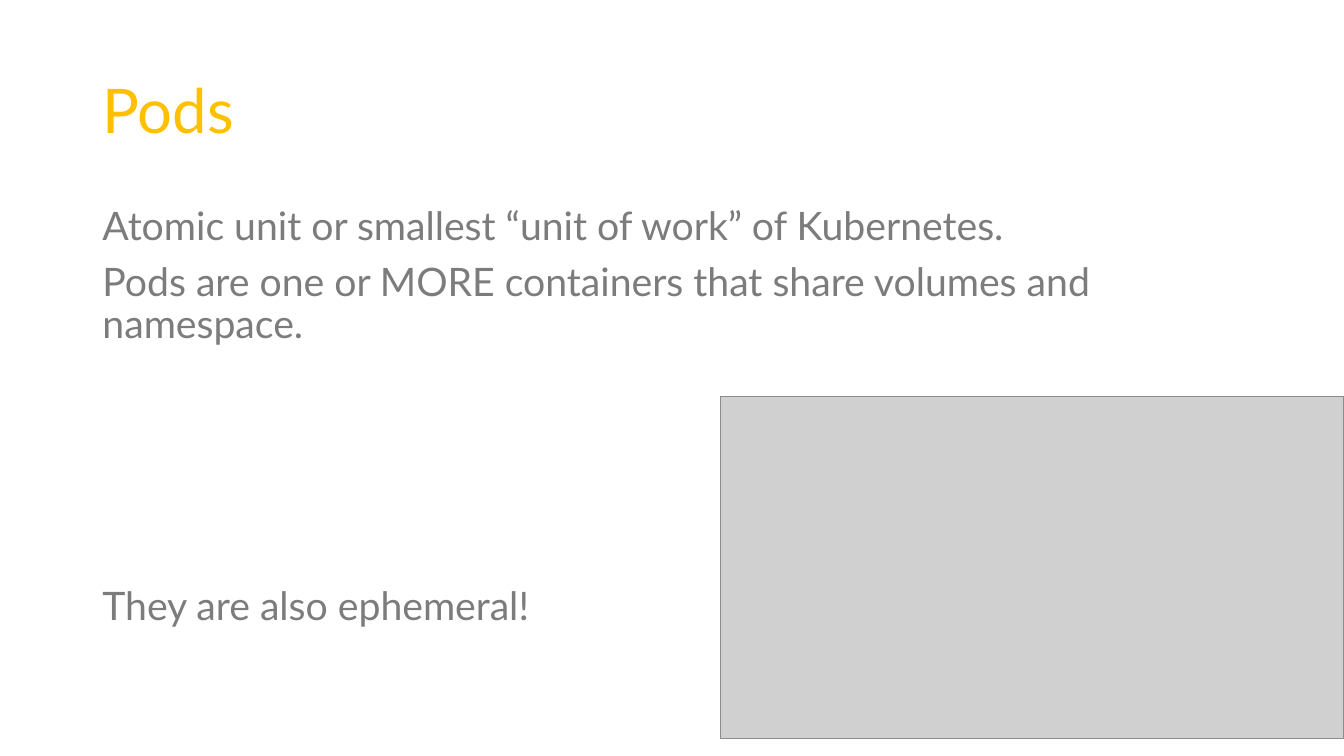
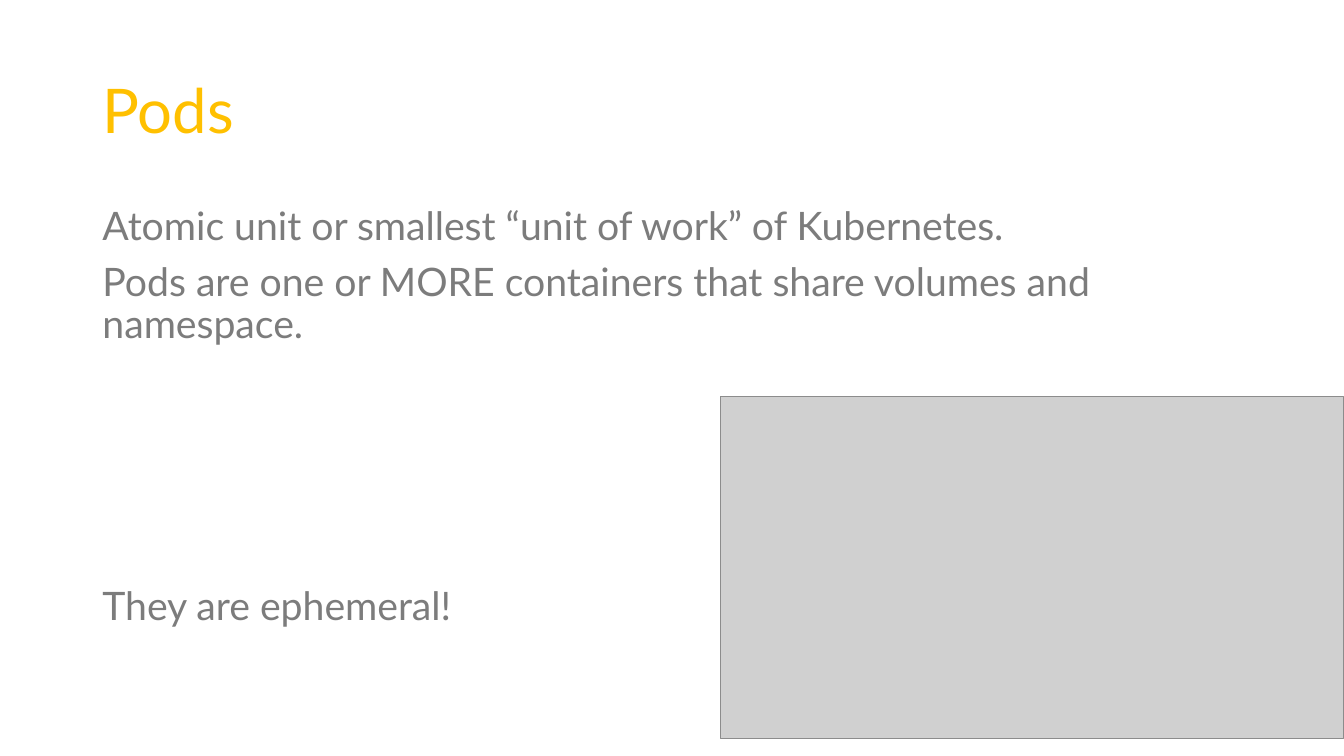
Before and after one commit to tarunp/kubernetes, a slide deck: slide 14 of Kubernetes.pptx. Drawn at 1344x756 pixels with LibreOffice and Linux fonts; fonts in the diff are those of the drawing; grey boxes stand for pictures; background and template pictures are left out. Boxes give left, top, right and bottom in pixels: in the first picture for what was removed or moved away, otherwise in the second. Text is boxed around its words. In the diff, an @@ line names an element or a change of style, - is before the commit and + after.

```diff
--- a/Kubernetes.pptx
+++ b/Kubernetes.pptx
@@ text at (102, 591, 451, 627): text changed @@
-They are also ephemeral!
+They are ephemeral!
```
